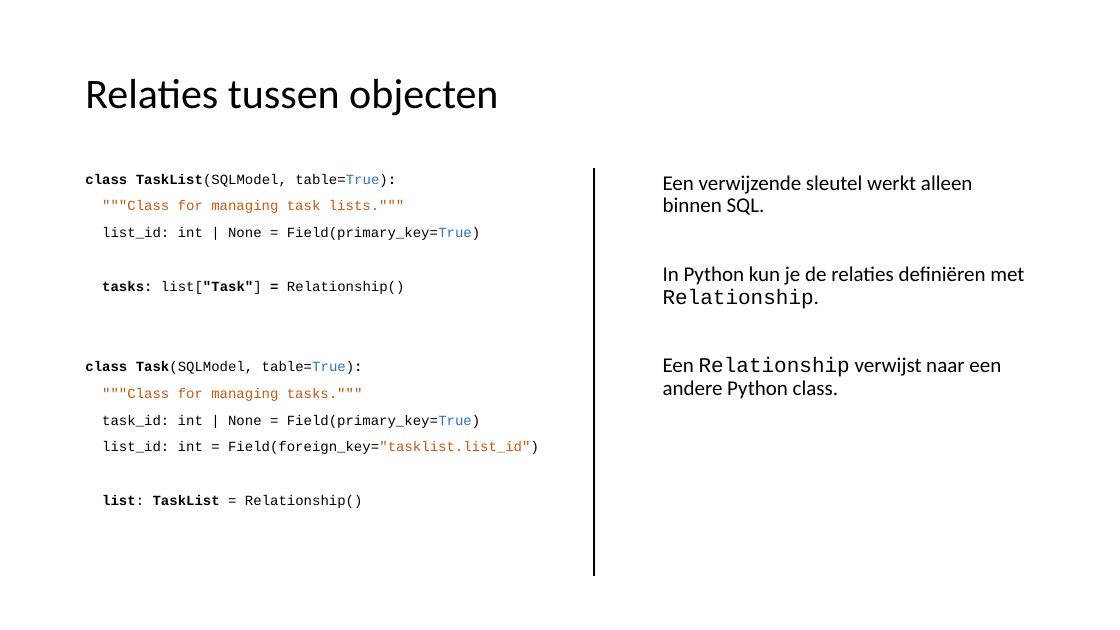
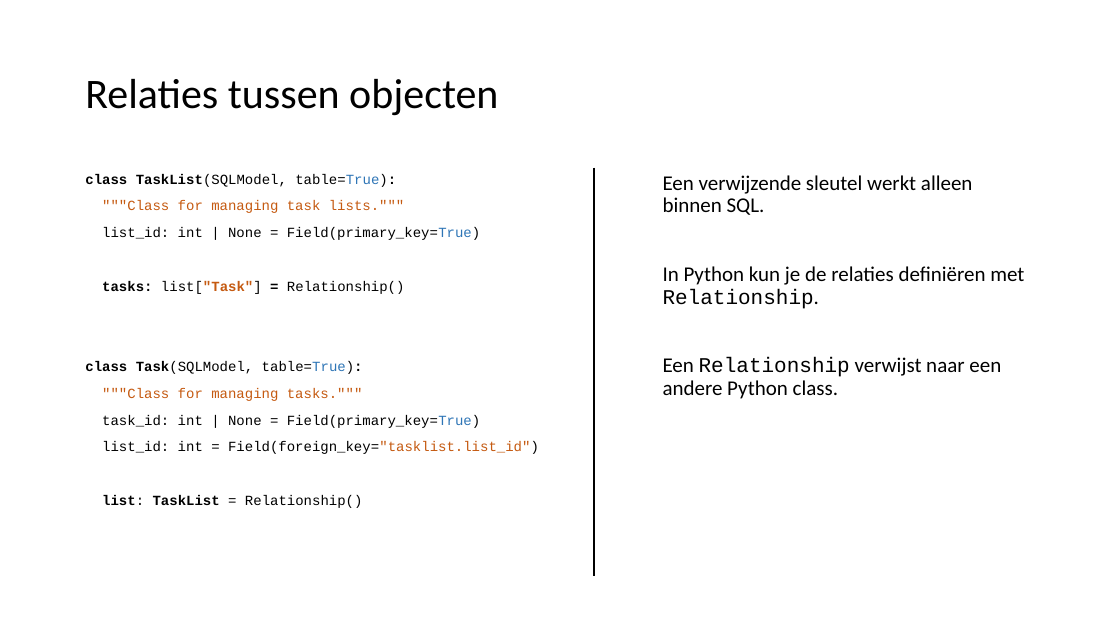
Before and after one commit to LFKoning/knowledge-sharing, a slide deck: slide 61 of sql_course/3_python/3_python.pptx. Drawn at 1120x630 pixels with LibreOffice and Linux fonts; fonts in the diff are those of the drawing. Boxes give left, top, right and bottom in pixels: in the first picture for what was removed or moved away, otherwise in the second. Text is boxed around its words. In the diff, an @@ line names an element or a change of style, - is before the commit and + after.

```diff
--- a/sql_course/3_python/3_python.pptx
+++ b/sql_course/3_python/3_python.pptx
@@ text at (x1=102, y1=281, x2=405, y2=294): text colour #000000 to #C55A11 in "list["Task"]" @@
```
Also in this commit, not shown: 14 other slides changed, 2 other files.
